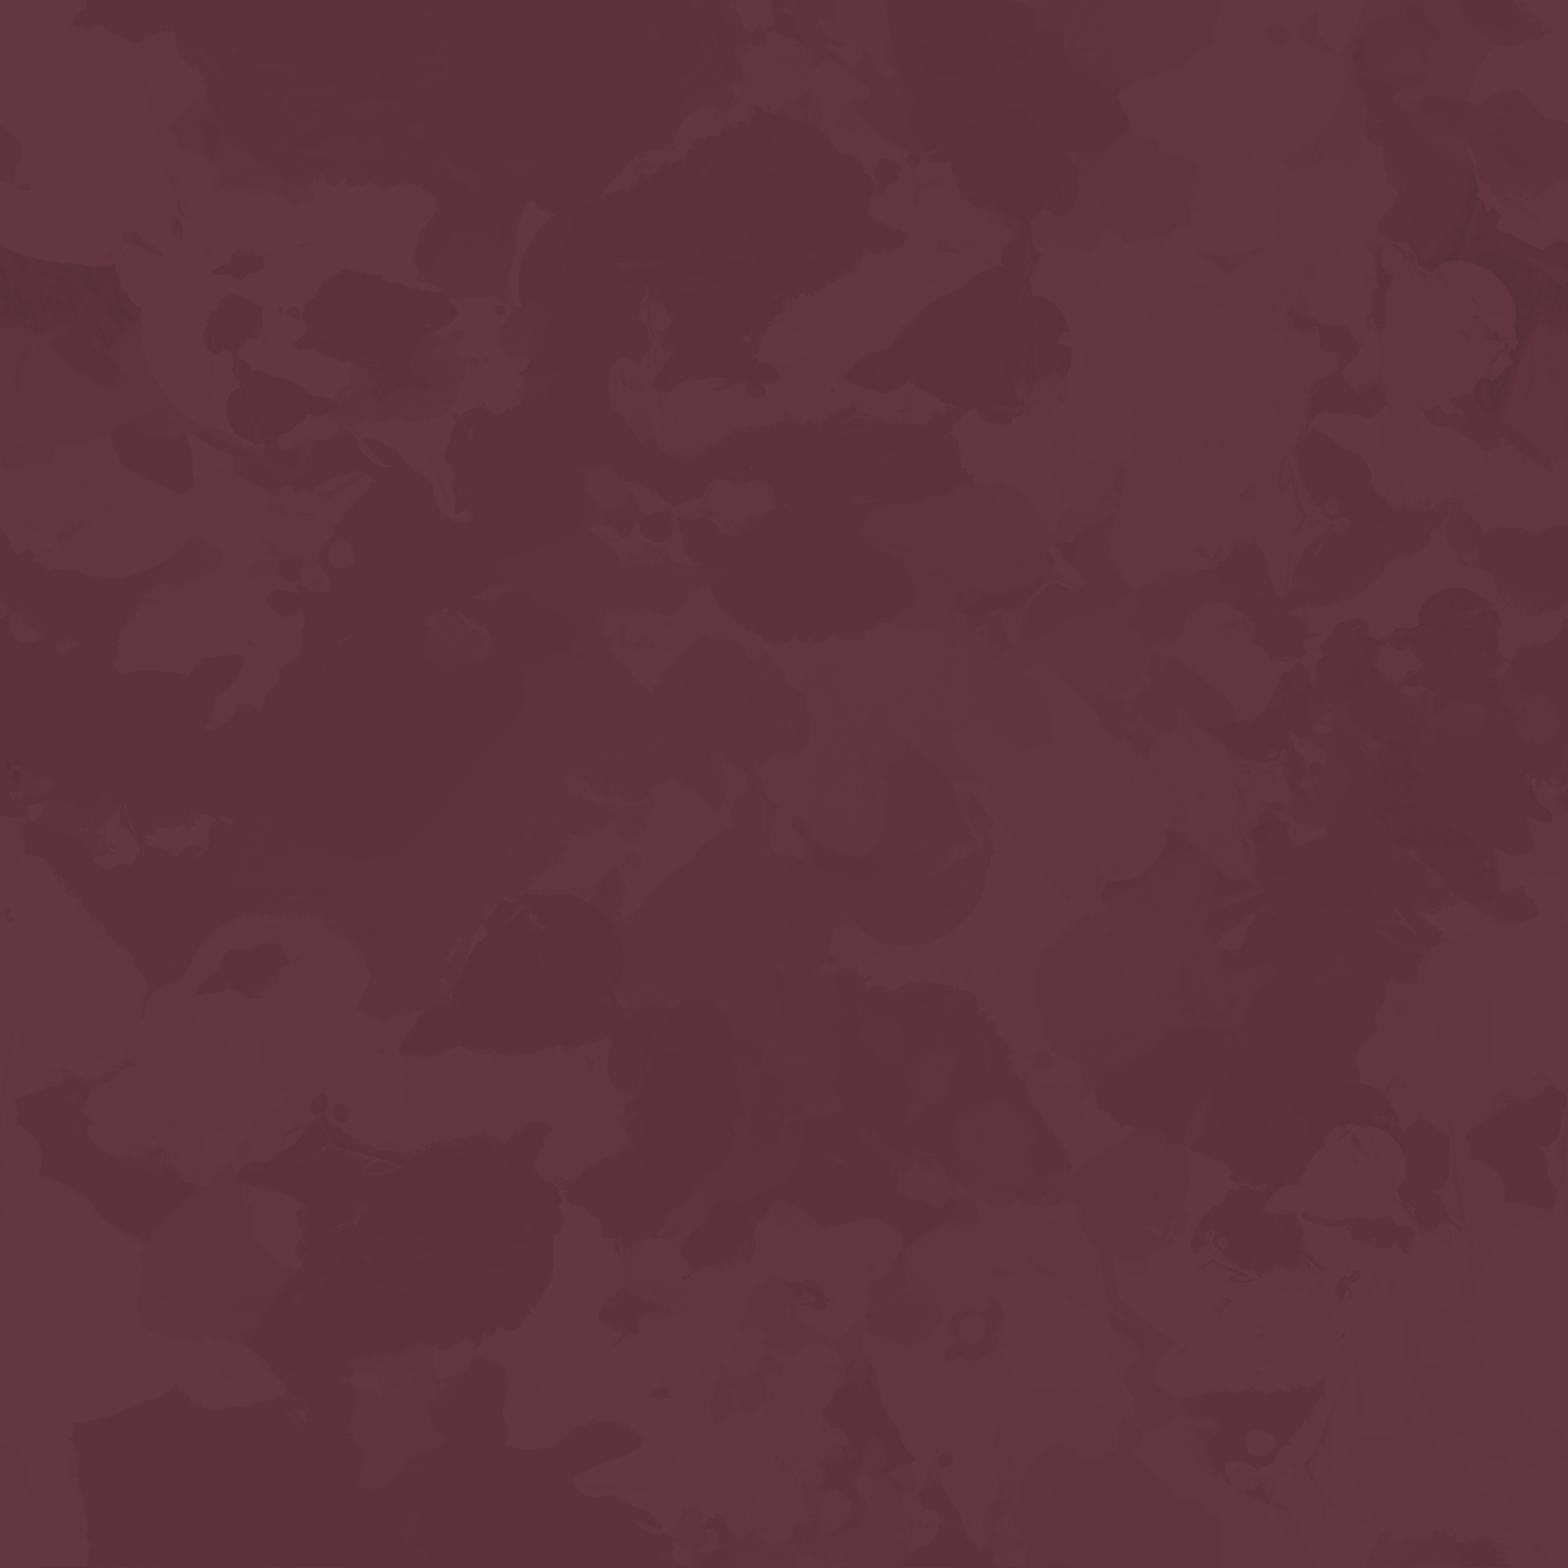
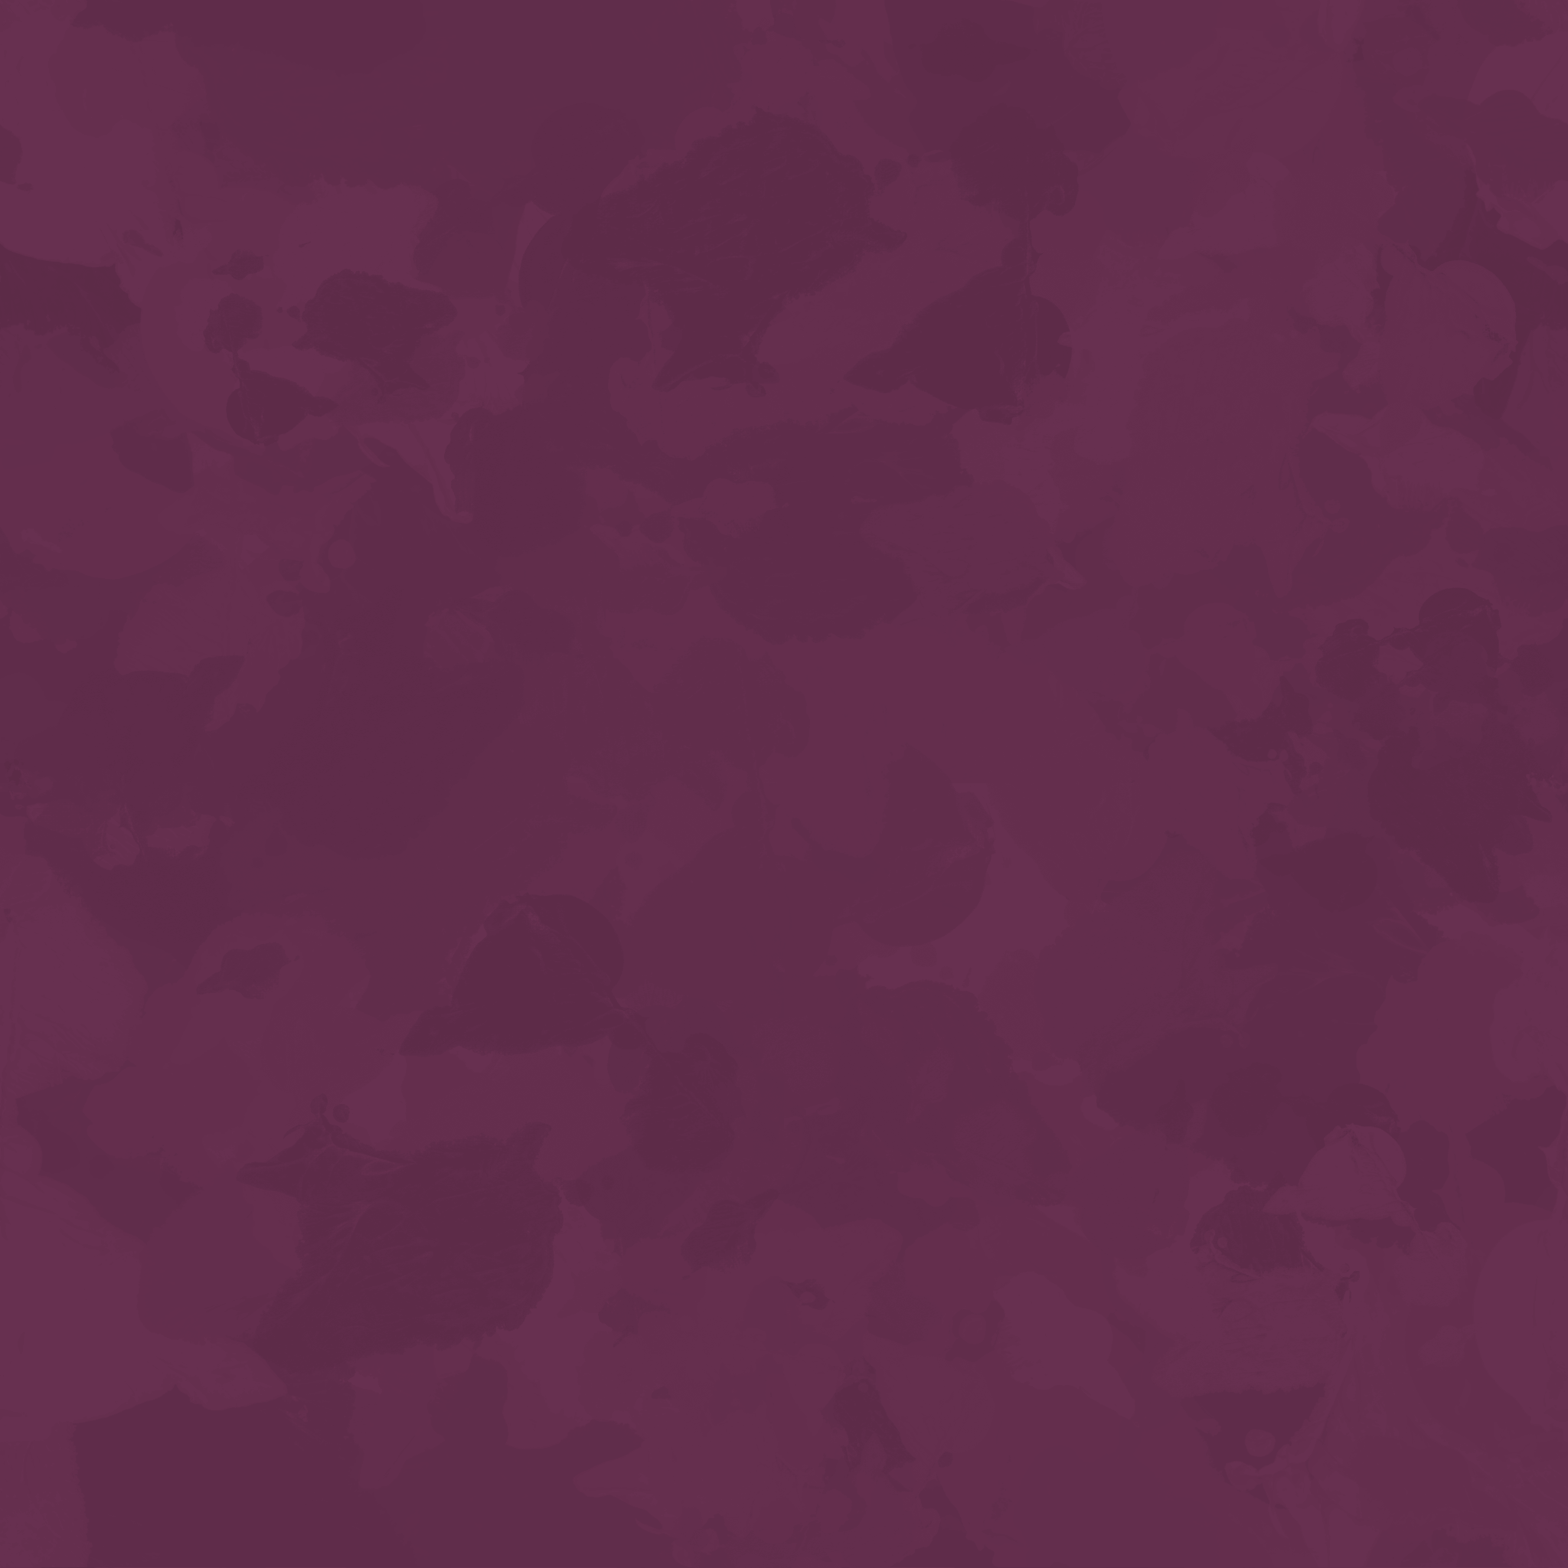
Layer changes from the first 1568 × 1568 image to the second:
pixels changed over (0, 0, 1568, 1568) (layer not identified)